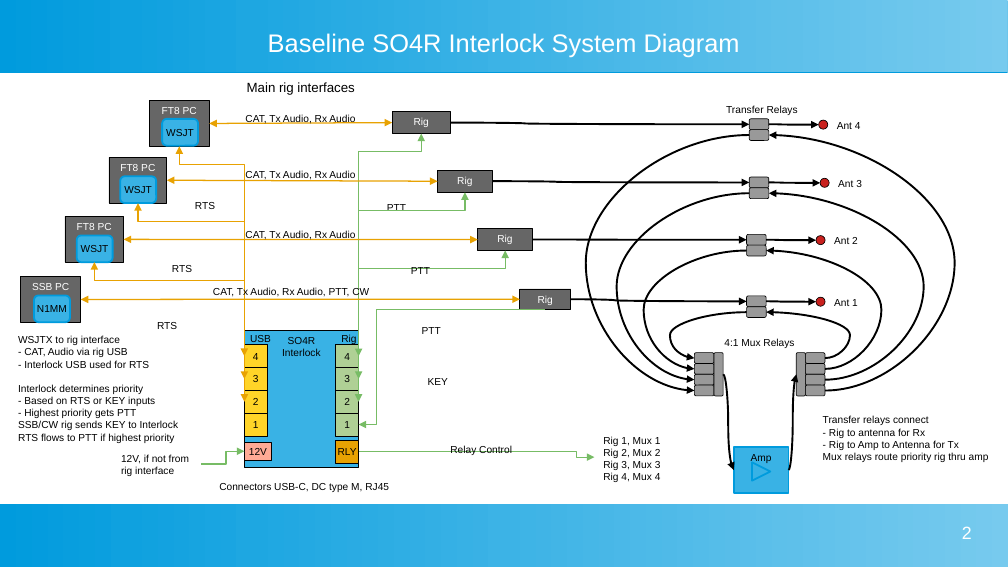
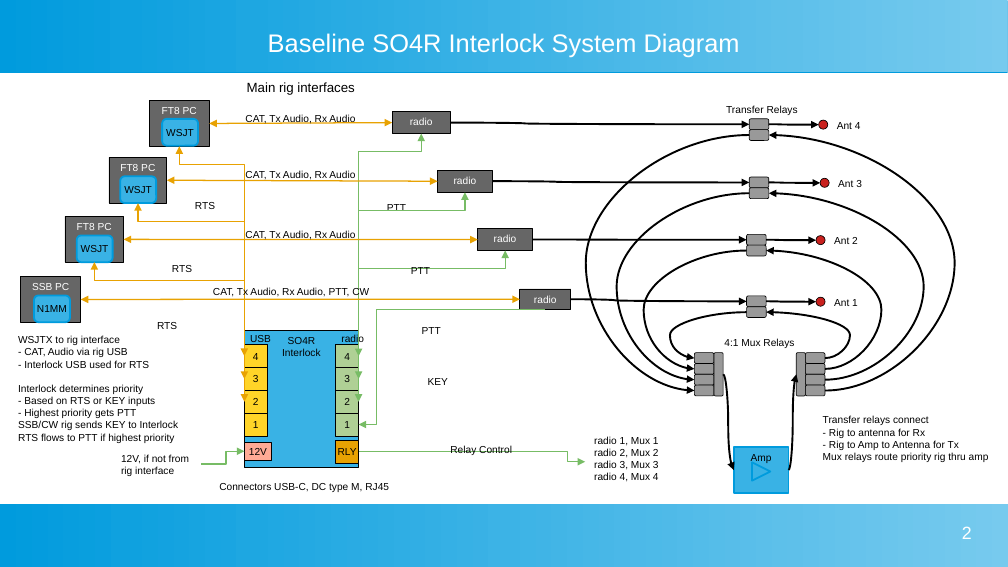
Before and after one commit to wa1hco/SO4R_Interlock, a slide deck: slide 2 of SO4R_Interlock.odp. Drawn at 1008x567 pixels with LibreOffice and Linux fonts; fonts in the diff are those of the drawing. Boxes give left, top, right and bottom in pixels: in the first picture for what was removed or moved away, otherwise in the second. Text is boxed around its words. In the diff, an @@ line names an element or a change of style, - is before the commit and + after.

Commit message:
Update code to prevent sequencing error if user hits radio's TX on WSJT radios Update documentation

```diff
--- a/SO4R_Interlock.odp
+++ b/SO4R_Interlock.odp
@@ text in rectangle at box(410, 118, 433, 125): text changed @@
-Rig
+radio
@@ text in rectangle at box(454, 176, 477, 184): text changed @@
-Rig
+radio
@@ text in rectangle at box(494, 234, 517, 242): text changed @@
-Rig
+radio
@@ text in rectangle at box(534, 295, 557, 303): text changed @@
-Rig
+radio
@@ text at box(341, 335, 364, 345): text changed @@
-Rig
+radio
@@ text at box(594, 436, 659, 482): text changed @@
-Rig 1, Mux 1
-Rig 2, Mux 2
-Rig 3, Mux 3
-Rig 4, Mux 4
+radio 1, Mux 1
+radio 2, Mux 2
+radio 3, Mux 3
+radio 4, Mux 4
@@ elbow arrow moved from (595, 457) - (359, 452) to (585, 462) - (359, 452) @@
```
Also in this commit, not shown: 1 other file.
